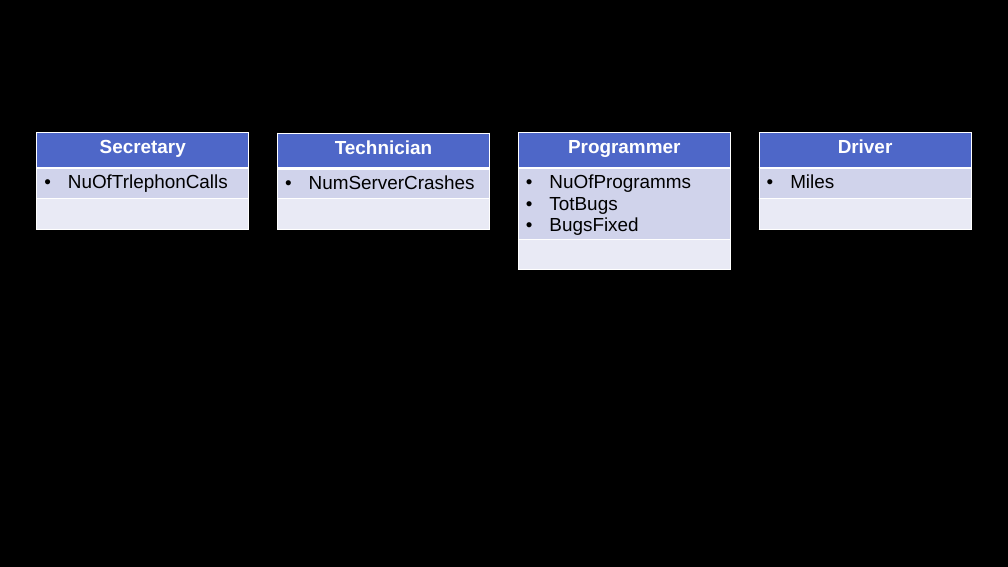
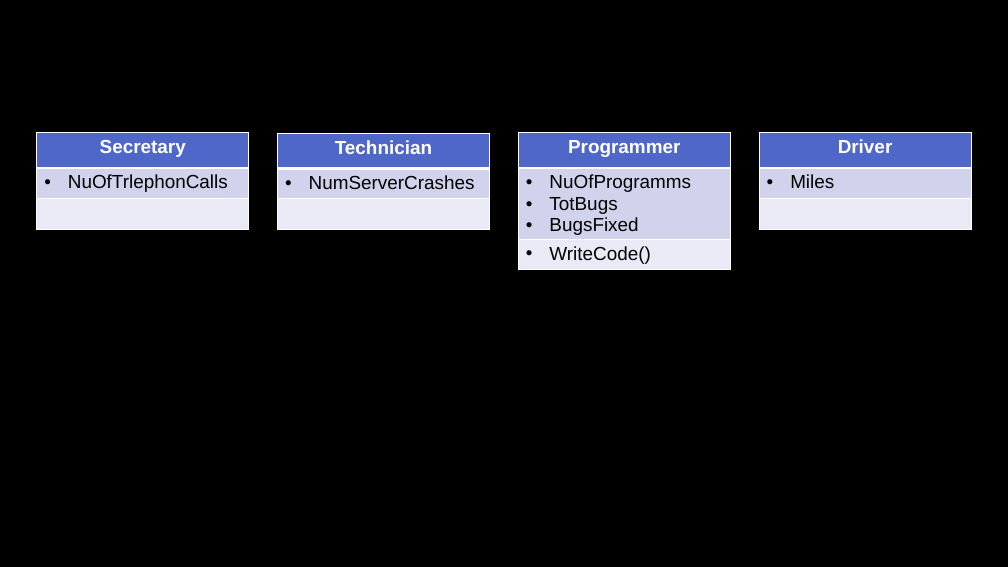
Before and after one commit to JavaJan2017/Staff_Manag_prj_gr6, a slide deck: slide 4 of Staff Management project.pptx. Drawn at 1008x567 pixels with LibreOffice and Linux fonts; fonts in the diff are those of the drawing; background and template pictures are left out. Boxes give left, top, right and bottom in pixels: in the first picture for what was removed or moved away, otherwise in the second. Text is boxed around its words. In the diff, an @@ line names an element or a change of style, - is before the commit and + after.

```diff
--- a/Staff Management project.pptx
+++ b/Staff Management project.pptx
@@ table at box(519, 133, 731, 274) @@
-row 3, column 1: 
+row 3, column 1: WriteCode()
```
